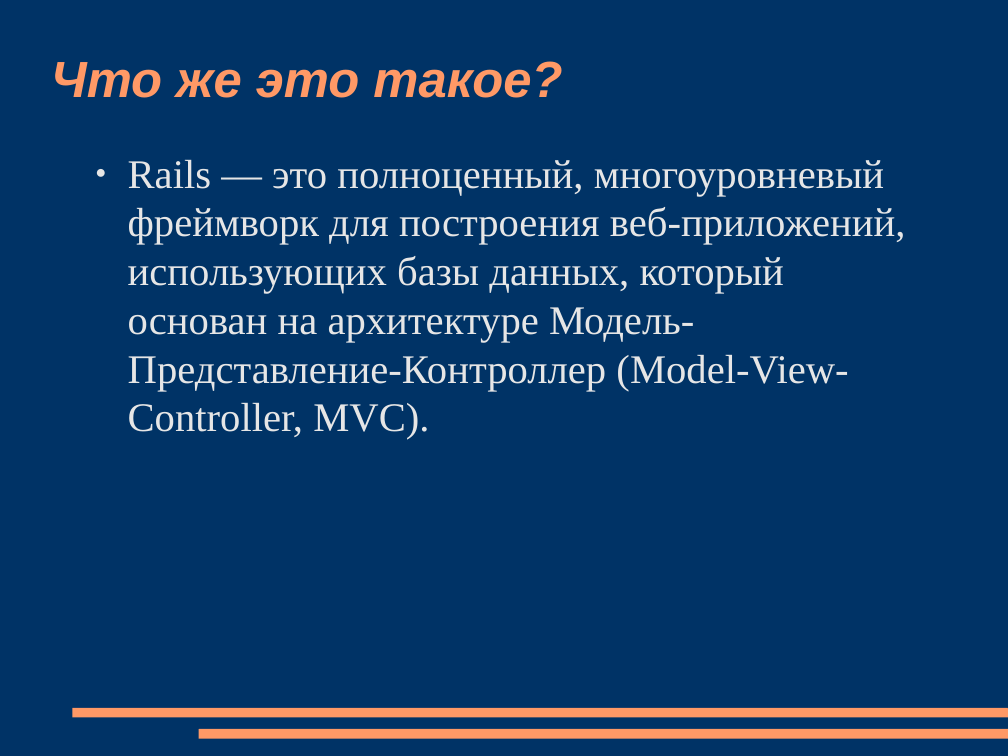
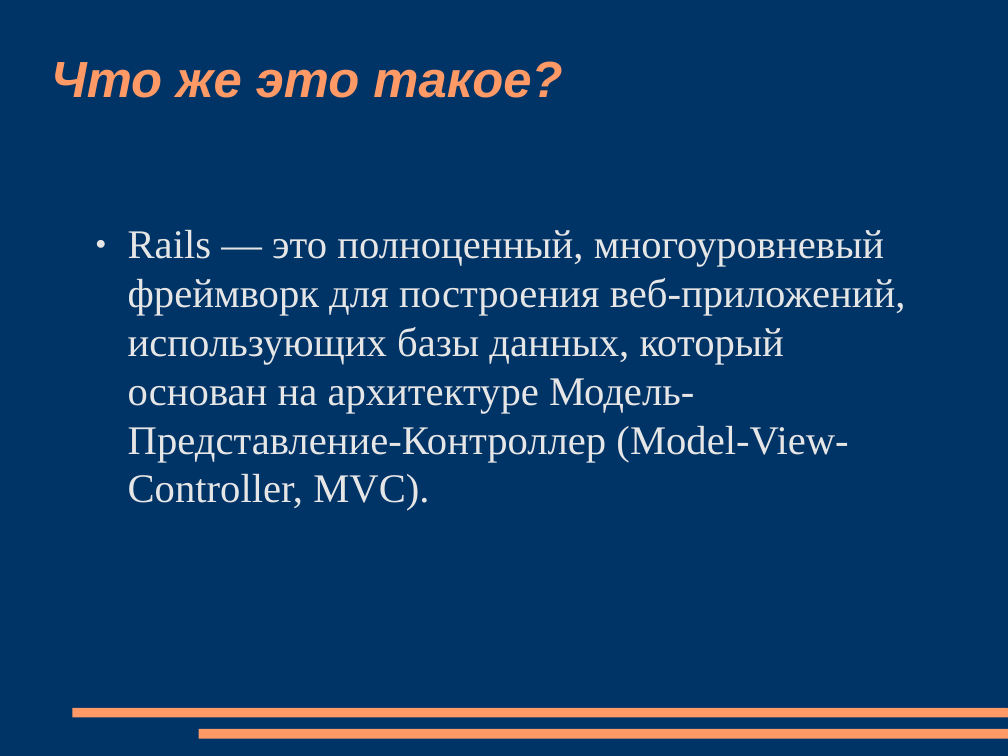
Before and after one commit to sidorovis/restudy, a slide deck: slide 4 of _ООПИС/Lection/rubyonrails.ppt. Drawn at 1008x756 pixels with LibreOffice and Linux fonts; fonts in the diff are those of the drawing. Boxes give left, top, right and bottom in pixels: in the first picture for what was removed or moved away, otherwise in the second. Text is boxed around its words. In the diff, an @@ line names an element or a change of style, - is before the commit and + after.

```diff
--- a/_ООПИС/Lection/rubyonrails.ppt
+++ b/_ООПИС/Lection/rubyonrails.ppt
@@ text "Rails — это полноценный, многоуровневый ...": place and size @@
-text "Rails — это полноценный, многоуровневый ..." at box(128, 159, 906, 440)
+text "Rails — это полноценный, многоуровневый ..." at box(128, 229, 906, 511)
```
Also in this commit, not shown: 5 other slides changed, 7 other files.
